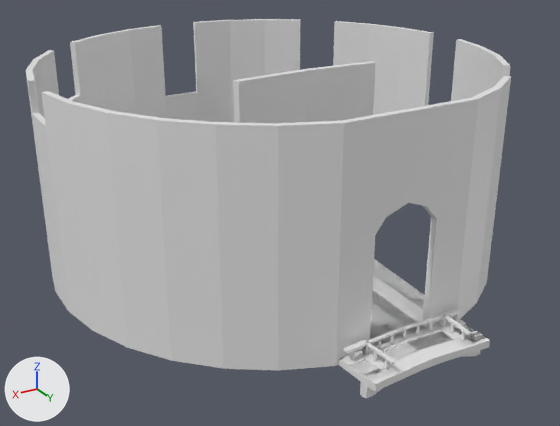
Before and after pictures for a commit that changed the Blender file Assets/models/work_files/temple_work.blend.
One viewpoint serves both versions: a camera (50 mm lens) standing at (11.28, 11.69, 10.65) and looking at (0.34, -6.55, 1.53). Lighting does not change. The marker at lower left points along +X, +Y and +Z. The same objects are shown in both versions, whatever each file hides.

Before the edit, the objects in view are built like this:
```python
ob_template_floor_entry = bpy.data.objects.new('template_floor_entry', me_template_floor_entry_mesh)
ob_template_floor_entry.location = (0.0, 0.0, 0.0)
ob_template_floor_room = bpy.data.objects.new('template_floor_room', me_template_floor_room_mesh)
ob_template_floor_room.location = (0.0, 0.0, 0.0)
ob_template_small_tower_facade1 = bpy.data.objects.new('template_small_tower_facade1', me_template_small_tower_facade1_mesh)
ob_template_small_tower_facade1.location = (0.0, 0.0, 0.0)
ob_template_small_tower_facade1.rotation_euler = (0.0, 0.0, 1.222)  # degrees (0, 0, 70)
ob_template_small_tower_facade1.scale = (6.58, 6.58, 6.58)
ob_template_small_tower_facade_base = bpy.data.objects.new('template_small_tower_facade_base', me_template_small_tower_facade_base_mesh)
ob_template_small_tower_facade_base.location = (0.0, 0.0, 0.0)
ob_template_small_tower_facade_base.rotation_euler = (0.0, 0.0, 1.222)  # degrees (0, 0, 70)
ob_template_small_tower_facade_base.scale = (6.58, 6.58, 6.58)
```
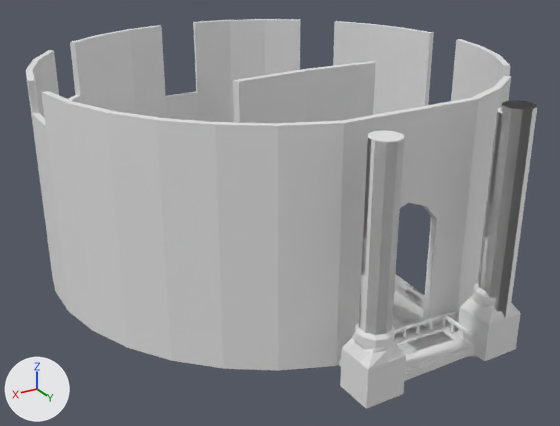
Edits to the scene script, one JSON object a line:
```json
{"block": "me_template_small_tower_facade_base_mesh", "where": "# used by ob_template_small_tower_facade_base; location = (0.0, 0.0, 0.0); rotation_euler = (0.0, 0.0, 1.222), in degrees (0, 0, 70); scale = (6.58, 6.58, 6.58)"}
{"op": "remove", "block": "me_template_small_tower_facade_base_mesh", "code": "me_template_small_tower_facade_base_mesh.from_pydata(...)  # 638 vertices, 682 faces; spans x -2.12..-0.07, y -1.43..0.63, z -0.03..0.9"}
{"op": "add", "block": "me_template_small_tower_facade_base_mesh", "code": "me_template_small_tower_facade_base_mesh.from_pydata(...)  # 778 vertices, 806 faces; spans x -2.12..0.19, y -1.43..0.63, z -0.03..0.9"}
{"block": "me_template_small_tower_facade_base_mesh", "change": "me_template_small_tower_facade_base_mesh part 1: a new loose piece of 70 vertices spanning x -0.01..0.19, y -0.36..-0.16, z -0.03..0.9"}
{"block": "me_template_small_tower_facade_base_mesh", "change": "me_template_small_tower_facade_base_mesh part 2: a new loose piece of 70 vertices spanning x -0.19..0.01, y 0.16..0.36, z -0.03..0.9"}
{"block": "me_template_small_tower_facade1_mesh", "where": "me_template_small_tower_facade1_mesh.from_pydata(...)  # 720 vertices, 722 faces; spans x -2.12..-0.07, y -1.43..0.63, z -0.03..0.9"}
{"block": "me_template_small_tower_facade1_mesh", "where": "# used by ob_template_small_tower_facade1; location = (0.0, 0.0, 0.0); rotation_euler = (0.0, 0.0, 1.222), in degrees (0, 0, 70); scale = (6.58, 6.58, 6.58)"}
{"block": "me_template_small_tower_facade1_mesh", "change": "me_template_small_tower_facade1_mesh part 3: a new loose piece, a 10-sided cylinder along z spanning x 0.04..0.15, y -0.31..-0.2, z -0.03..0.9"}
{"block": "me_template_small_tower_facade1_mesh", "change": "me_template_small_tower_facade1_mesh part 4: a new loose piece, a 10-sided cylinder along z spanning x -0.15..-0.04, y 0.2..0.31, z -0.03..0.9"}
{"block": "me_template_floor_room_mesh", "where": "me_template_floor_room_mesh.from_pydata(...)  # 745 vertices, 743 faces; spans x -2.19..2.19, y -5.86..0.12, z -0.53..5.94"}
{"block": "me_template_floor_room_mesh", "where": "# used by ob_template_floor_room; location = (0.0, 0.0, 0.0)"}
{"block": "me_template_floor_room_mesh", "change": "me_template_floor_room_mesh part 5: a new loose piece, a 10-sided cylinder along z spanning x -2.16..-1.44, y -0.26..0.5, z 0.0..6.1"}
{"block": "me_template_floor_entry_mesh", "where": "# used by ob_template_floor_entry; location = (0.0, 0.0, 0.0)"}
{"op": "remove", "block": "me_template_floor_entry_mesh", "code": "me_template_floor_entry_mesh.from_pydata(...)  # 805 vertices, 803 faces; spans x -2.19..2.19, y -5.93..0.0, z -0.55..5.92"}
{"op": "add", "block": "me_template_floor_entry_mesh", "code": "me_template_floor_entry_mesh.from_pydata(...)  # 863 vertices, 853 faces; spans x -2.19..2.19, y -5.93..0.5, z -0.55..6.1"}
{"block": "me_template_floor_entry_mesh", "change": "me_template_floor_entry_mesh part 6: a new loose piece, a 10-sided cylinder along z spanning x -2.16..-1.44, y -0.26..0.5, z 0.0..6.1"}
{"block": "me_template_floor_entry_mesh", "change": "me_template_floor_entry_mesh part 7: 82 vertices moved from x -1.87..1.87, y -1.17..-0.89, z -0.18..0.39 to x -1.88..1.87, y -1.1..-0.82, z -0.18..0.39; 4 vertices removed from x -1.61..1.61, y 0.0, z 0.0; 42 vertices added at x -1.8..1.8, y 0.12, z -0.18..0.39"}
```

Boxes (x1, y1, x2, y2) around the edits, measured in the pictures (560 x 426 px; the box of a moved part takes in the faces that stretch with it):
```json
{"object": "template_small_tower_facade_base", "change": "reshaped", "before": [26, 19, 511, 369], "after": [26, 19, 521, 409], "on screen": "11% taller"}
{"object": "template_floor_room", "change": "reshaped", "before": [235, 61, 490, 399], "after": [235, 61, 535, 372]}
{"object": "template_floor_entry", "change": "reshaped", "before": [233, 74, 485, 397], "after": [233, 74, 537, 381], "on screen": "21% wider"}
{"part": 1, "of": "me_template_small_tower_facade_base_mesh", "change": "added", "after": [340, 130, 406, 409]}
{"part": 2, "of": "me_template_small_tower_facade_base_mesh", "change": "added", "after": [457, 107, 521, 361]}
{"part": 3, "of": "me_template_small_tower_facade1_mesh", "change": "added", "after": [359, 136, 404, 335]}
{"part": 4, "of": "me_template_small_tower_facade1_mesh", "change": "added", "after": [478, 112, 507, 289]}
{"part": 5, "of": "me_template_floor_room_mesh", "change": "added", "after": [483, 103, 535, 307]}
{"part": 6, "of": "me_template_floor_entry_mesh", "change": "added", "after": [482, 100, 537, 318]}
{"part": 7, "of": "me_template_floor_entry_mesh", "change": "moved or reshaped", "before": [339, 261, 474, 381], "after": [339, 276, 475, 381]}
```
